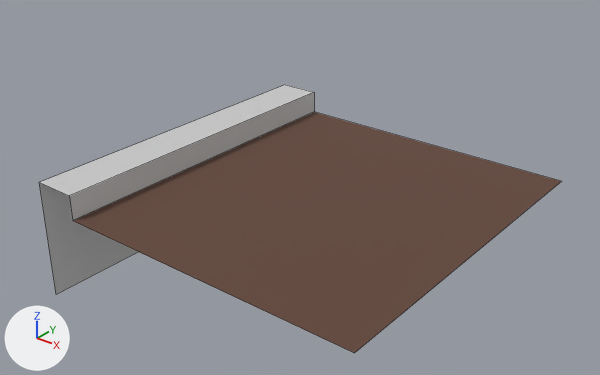
What one commit did to the FBX model Assets/Meshes/Planter_Edge.FBX.
Before and after are seen from a camera (50 mm lens) standing at (0.0928, -0.1372, 0.159) and looking at (-0.0656, 0.0608, 0.0362). Lighting does not change. The marker at lower left points along +X, +Y and +Z. Mesh edges are drawn as thin lines. Where no turn or scale is listed for an object, it has been applied to the vertices.

The first picture shows 'Planter_Edge'.
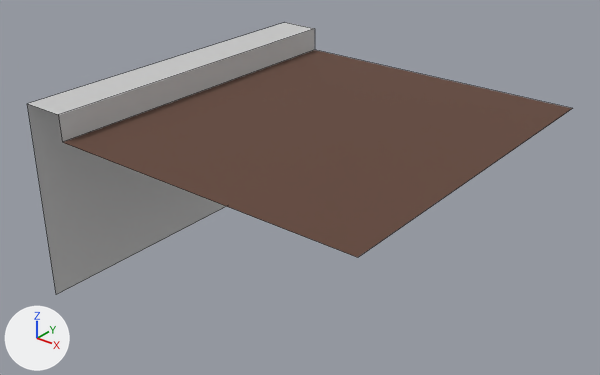
Commit message: Planter nostettu

What differs and where, as boxes (x1, y1, x2, y2) in the pictures (600 x 375 px):
'Planter_Edge', reshaped
    before: (39, 85, 561, 353)
    after: (27, 23, 573, 295)

The change in detail:
me_mesh has 10 vertices, 4 faces and spans x -0.125..0.0, y 0.0..0.125, z 0.0..0.043.
me_mesh is used by ob_planter_edge; location (0.0, 0.0, 0.0).
Before the commit, vertices of me_mesh: 1 (-0.125, 0.125, 0.043) at pixel (285, 84), 2 (-0.1094, 0.125, 0.043) at pixel (314, 92), 3 (0.0, 0.125, 0.0342) at pixel (561, 181), 4 (-0.1094, 0.125, 0.0342) at pixel (314, 111), 6 (-0.125, 0.0, 0.043) at pixel (39, 182).
Before the commit, vertices of me_mesh: 7 (0.0, 0.0, 0.0342) at pixel (354, 353), 8 (-0.1094, 0.0, 0.043) at pixel (69, 195), 9 (-0.1094, 0.0, 0.0342) at pixel (72, 220).
Part 1, on me_mesh:
Vertices 1 to 4, 6 to 9 of me_mesh move by (0.0, 0.0, 0.027).
